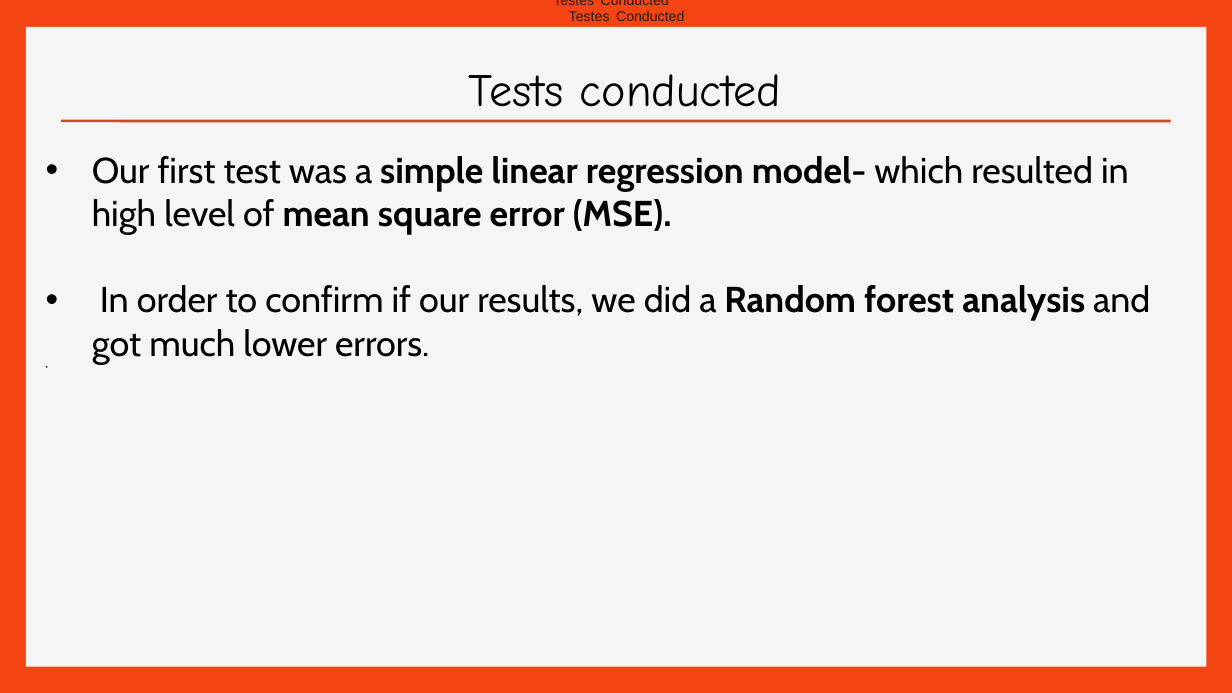
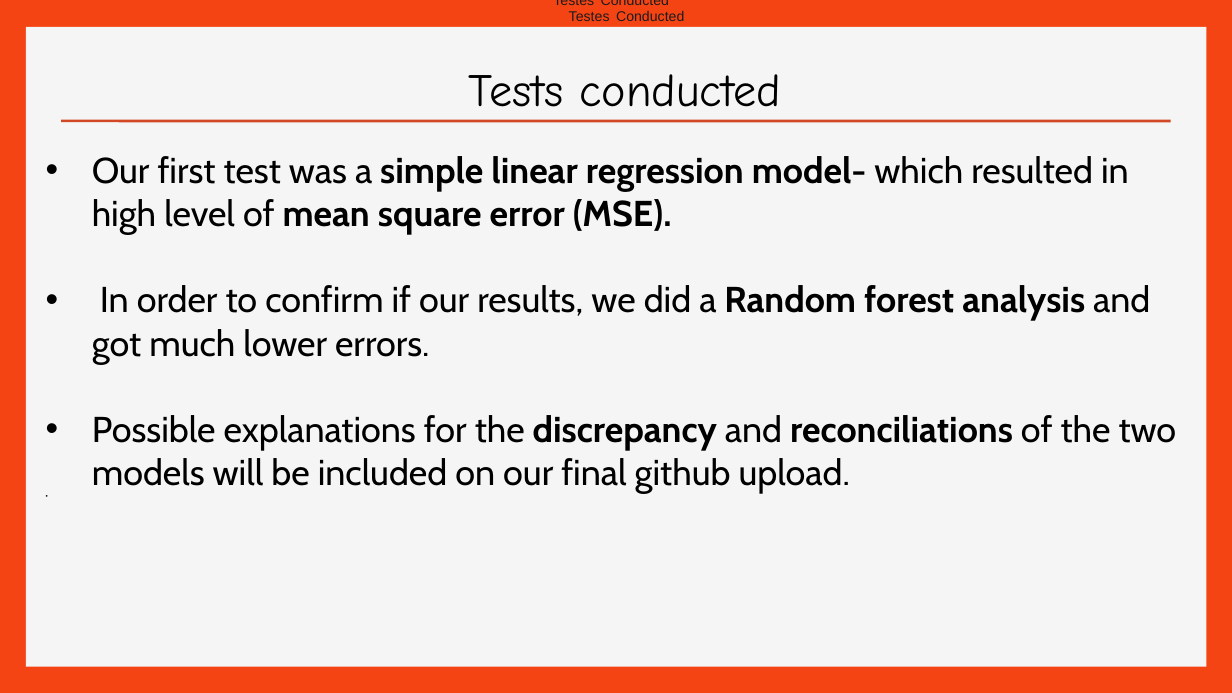
Before and after one commit to efreier12/Final-Project, a slide deck: slide 5 of Pima Indian Diabetes (Final Project).ppt. Drawn at 1232x693 pixels with LibreOffice and Linux fonts; fonts in the diff are those of the drawing. Boxes give left, top, right and bottom in pixels: in the first picture for what was removed or moved away, otherwise in the second. Text is boxed around its words. In the diff, an @@ line names an element or a change of style, - is before the commit and + after.

Commit message:
Commit to Master

```diff
--- a/Pima Indian Diabetes (Final Project).ppt
+++ b/Pima Indian Diabetes (Final Project).ppt
@@ text at bbox=[92, 415, 1177, 494]: paragraph added @@
+• Possible explanations for the discrepancy and reconciliations of the two models will be included on our final github upload.
```
